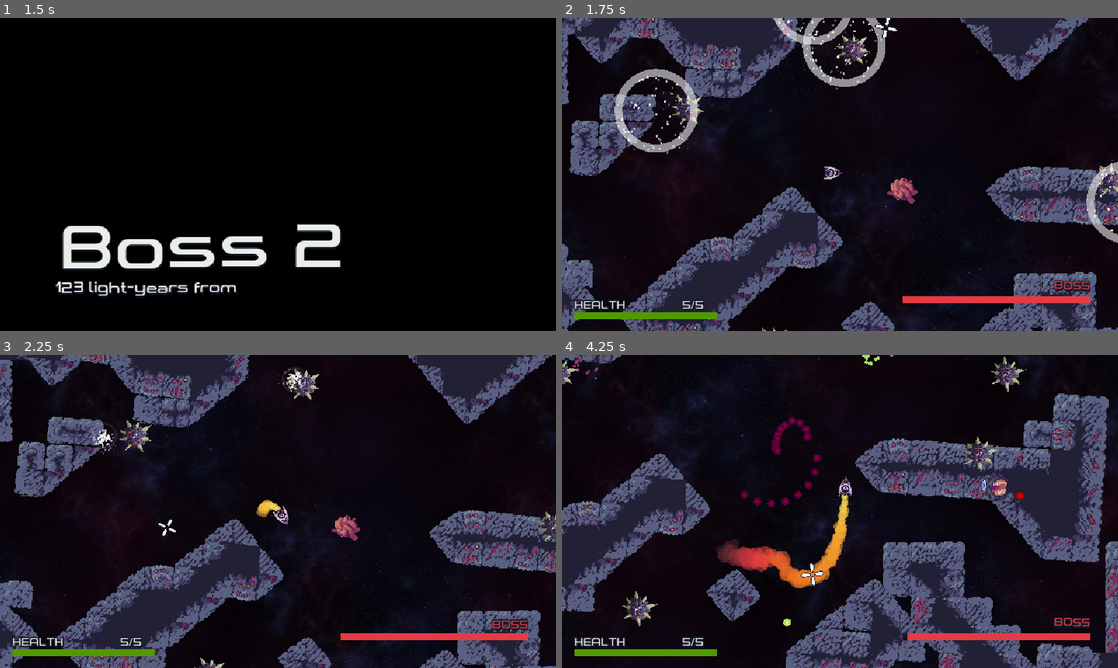
Above: before the commit, frames 1-4 (two rows, left to right).
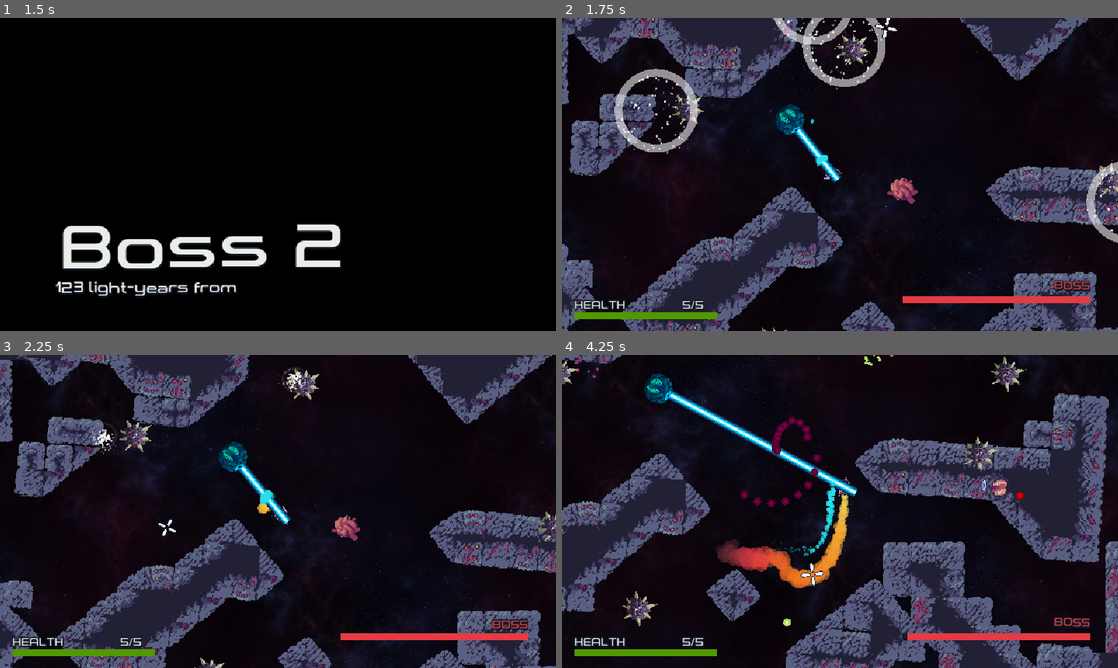
Above: after the commit, the same moments.

Repository: Yoshiip/boss-rush-jam-2024
Game: Godot game, scene res://levels/menu/menu.tscn
Same seed, same stepped clock (60 frames per second), same inputs: the game is played once before the commit and once after it.
Inputs (mouse positions are in pixels of both pictures, inside the frame that each line leads up to):
- Up to frame 1 (1.5 s): tap Enter at 0.5 s; move the mouse to (400, 158) at 0.52 s; press the mouse at (400, 158) at 0.53 s; hold D (move_right) 0.53-1.25 s; release the mouse at (400, 158) at 1.25 s; click "debug boss 1" at 1.25 s
- Up to frame 2 (1.75 s): no input
- Up to frame 3 (2.25 s): move the mouse to (166, 527) at 2.02 s; hold S (move_down) from 2.03 s (still down); tap M (switch_movement) at 2.1 s
- Up to frame 4 (4.25 s): move the mouse to (895, 442) at 2.77 s; release S (move_down) at 2.78 s; hold D (move_right) 2.78-3.53 s; tap Space (weapon_toggle) at 2.85 s; move the mouse to (812, 574) at 3.52 s; hold W (move_up) from 3.53 s (still down); click (812, 574) at 3.6 s

Frame 1 is identical in both runs. In frame 2, 0.7% of the frame differs, in the area x 38-51%, y 27-53%; in frame 3, 0.8%; in frame 4, 1.7%, in the area x 1-58%, y 0-65%.

Commit message:
added laser enemy

Diff:
--- a/entities/enemy_spawn_animation/enemy_spawn_animation.tscn
+++ b/entities/enemy_spawn_animation/enemy_spawn_animation.tscn
@@ -11,6 +11,45 @@
 [sub_resource type="Gradient" id="Gradient_imdet"]
 offsets = PackedFloat32Array(0, 0.173333, 1)
 colors = PackedColorArray(1, 1, 1, 0, 1, 1, 1, 1, 1, 1, 1, 0)
+
+[sub_resource type="Animation" id="Animation_lckpg"]
+length = 0.001
+tracks/0/type = "value"
+tracks/0/imported = false
+tracks/0/enabled = true
+tracks/0/path = NodePath("Particles:emission_sphere_radius")
+tracks/0/interp = 1
+tracks/0/loop_wrap = true
+tracks/0/keys = {
+"times": PackedFloat32Array(0),
+"transitions": PackedFloat32Array(1),
+"update": 0,
+"values": [128.0]
+}
+tracks/1/type = "value"
+tracks/1/imported = false
+tracks/1/enabled = true
+tracks/1/path = NodePath("Sprite2D:modulate")
+tracks/1/interp = 1
+tracks/1/loop_wrap = true
+tracks/1/keys = {
+"times": PackedFloat32Array(0),
+"transitions": PackedFloat32Array(1),
+"update": 0,
+"values": [Color(1, 1, 1, 1)]
+}
+tracks/2/type = "value"
+tracks/2/imported = false
+tracks/2/enabled = true
+tracks/2/path = NodePath("Sprite2D:scale")
+tracks/2/interp = 1
+tracks/2/loop_wrap = true
+tracks/2/keys = {
+"times": PackedFloat32Array(0),
+"transitions": PackedFloat32Array(1),
+"update": 0,
+"values": [Vector2(1, 1)]
+}
 
 [sub_resource type="Animation" id="Animation_fnqlh"]
 resource_name = "Spawn"
@@ -52,45 +91,6 @@
 "values": [Vector2(0.3, 0.3), Vector2(0.8, 0.8), Vector2(0.1, 0.1)]
 }
 
-[sub_resource type="Animation" id="Animation_lckpg"]
-length = 0.001
-tracks/0/type = "value"
-tracks/0/imported = false
-tracks/0/enabled = true
-tracks/0/path = NodePath("Particles:emission_sphere_radius")
-tracks/0/interp = 1
-tracks/0/loop_wrap = true
-tracks/0/keys = {
-"times": PackedFloat32Array(0),
-"transitions": PackedFloat32Array(1),
-"update": 0,
-"values": [128.0]
-}
-tracks/1/type = "value"
-tracks/1/imported = false
-tracks/1/enabled = true
-tracks/1/path = NodePath("Sprite2D:modulate")
-tracks/1/interp = 1
-tracks/1/loop_wrap = true
-tracks/1/keys = {
-"times": PackedFloat32Array(0),
-"transitions": PackedFloat32Array(1),
-"update": 0,
-"values": [Color(1, 1, 1, 1)]
-}
-tracks/2/type = "value"
-tracks/2/imported = false
-tracks/2/enabled = true
-tracks/2/path = NodePath("Sprite2D:scale")
-tracks/2/interp = 1
-tracks/2/loop_wrap = true
-tracks/2/keys = {
-"times": PackedFloat32Array(0),
-"transitions": PackedFloat32Array(1),
-"update": 0,
-"values": [Vector2(1, 1)]
-}
-
 [sub_resource type="AnimationLibrary" id="AnimationLibrary_iirhw"]
 _data = {
 "RESET": SubResource("Animation_lckpg"),
--- /dev/null
+++ b/entities/eyes/laser_eye/laser_eye.gd
@@ -0,0 +1,36 @@
+class_name LaserEye
+extends CharacterBodyEnemy
+
+
+@export var max_shoot_timer := 1.0
+@onready var shoot_timer := max_shoot_timer
+
+@export var default_speed := 60.0
+@export var speed := 0.0
+
+
+@export_range(0.0, 1.0) var special_chance = 0.2
+@export_range(0.0, PI / 3) var accurracy = 0.2
+@export var bullet_speed = 2
+
+@onready var spaceship: Spaceship = get_tree().get_first_node_in_group(&"Spaceship")
+
+
+func _ready() -> void:
+	super()
+	if randf() > 0.6:
+		speed = 0
+
+
+func _process(delta: float) -> void:
+	if is_instance_valid(spaceship):
+		look_at(spaceship.global_position)
+		velocity = velocity.lerp((spaceship.global_position - global_position).normalized() * speed, 0.5 * delta)
+		move_and_slide()
+	if $LaserRaycast.is_colliding():
+		var coll = $LaserRaycast.get_collider()
+		$Laser.scale.y = ($LaserRaycast.get_collision_point() - global_position).length()
+		$Particles.position.x = ($LaserRaycast.get_collision_point() - global_position).length() - $LaserRaycast.position.length()
+	shoot_timer -= delta
+	if shoot_timer <= 0.0:
+		shoot_timer = max_shoot_timer
--- /dev/null
+++ b/entities/eyes/laser_eye/laser_eye.tscn
@@ -0,0 +1,71 @@
+[gd_scene load_steps=12 format=3 uid="uid://lfxo8kfr2a6a"]
+
+[ext_resource type="Script" path="res://entities/eyes/laser_eye/laser_eye.gd" id="1_p55p2"]
+[ext_resource type="Gradient" uid="uid://detpnbs5lutih" path="res://entities/laser/laser_gradient_blue.tres" id="2_my27p"]
+[ext_resource type="Shader" path="res://assets/spaceship/whitening.gdshader" id="3_t4eq0"]
+[ext_resource type="Texture2D" uid="uid://cr014glk1f4dj" path="res://entities/eyes/default/eye_default.png" id="4_7koqc"]
+[ext_resource type="AudioStream" uid="uid://03eaf8f8e41o" path="res://audios/effects/death.wav" id="5_8x5kq"]
+[ext_resource type="Texture2D" uid="uid://w3os3vngij2t" path="res://assets/utils/blob.png" id="6_jcgmx"]
+
+[sub_resource type="GradientTexture1D" id="GradientTexture1D_f3a7v"]
+gradient = ExtResource("2_my27p")
+width = 24
+
+[sub_resource type="ShaderMaterial" id="ShaderMaterial_f7q5k"]
+shader = ExtResource("3_t4eq0")
+shader_parameter/modulate = Color(0, 1, 1, 1)
+shader_parameter/whitening = 0.0
+
+[sub_resource type="CircleShape2D" id="CircleShape2D_ufsgx"]
+radius = 32.0
+
+[sub_resource type="Curve" id="Curve_4mq7m"]
+_data = [Vector2(0, 1), 0.0, 0.0, 0, 0, Vector2(1, 0.360808), 0.0, 0.0, 0, 0]
+point_count = 2
+
+[sub_resource type="Gradient" id="Gradient_j44ce"]
+offsets = PackedFloat32Array(0, 0.0933333, 1)
+colors = PackedColorArray(1, 1, 1, 0, 1, 1, 1, 1, 1, 1, 1, 0)
+
+[node name="LaserEye" type="CharacterBody2D" groups=["enemy"]]
+script = ExtResource("1_p55p2")
+max_health = 6
+
+[node name="Laser" type="Sprite2D" parent="."]
+position = Vector2(32, 0)
+rotation = -1.5708
+scale = Vector2(1, 10)
+texture = SubResource("GradientTexture1D_f3a7v")
+centered = false
+offset = Vector2(-12, 0)
+
+[node name="Sprite" type="Sprite2D" parent="."]
+material = SubResource("ShaderMaterial_f7q5k")
+texture = ExtResource("4_7koqc")
+offset = Vector2(4, 0)
+
+[node name="CollisionShape" type="CollisionShape2D" parent="."]
+shape = SubResource("CircleShape2D_ufsgx")
+
+[node name="Death" type="AudioStreamPlayer2D" parent="."]
+stream = ExtResource("5_8x5kq")
+bus = &"Effects"
+
+[node name="LaserRaycast" type="RayCast2D" parent="."]
+position = Vector2(32, 0)
+target_position = Vector2(1000, 0)
+
+[node name="Particles" type="CPUParticles2D" parent="."]
+position = Vector2(42, 1.94704e-06)
+amount = 100
+texture = ExtResource("6_jcgmx")
+emission_shape = 3
+emission_rect_extents = Vector2(1, 10)
+gravity = Vector2(0, 0)
+initial_velocity_min = 24.0
+initial_velocity_max = 24.0
+scale_amount_min = 0.2
+scale_amount_max = 0.2
+scale_amount_curve = SubResource("Curve_4mq7m")
+color = Color(0.160784, 0.909804, 0.956863, 1)
+color_ramp = SubResource("Gradient_j44ce")
--- a/levels/fights/first/first_fight.tscn
+++ b/levels/fights/first/first_fight.tscn
@@ -12,6 +12,7 @@
 [ext_resource type="Resource" uid="uid://dbl0fdky1g4v" path="res://3rd_boss_info.tres" id="10_ljiaw"]
 [ext_resource type="TileSet" uid="uid://cxnslw8n81qkk" path="res://assets/tiles/Basic_tile_set.tres" id="11_a8hgq"]
 [ext_resource type="Script" path="res://entities/enemies_spawnpoint.gd" id="12_bjetn"]
+[ext_resource type="PackedScene" uid="uid://lfxo8kfr2a6a" path="res://entities/eyes/laser_eye/laser_eye.tscn" id="13_xyf33"]
 
 [node name="FirstFight" type="Node2D"]
 script = ExtResource("1_ivtg4")
@@ -109,4 +110,7 @@
 [node name="14" type="Marker2D" parent="Planet/EnemiesSpawnpoint"]
 position = Vector2(-367, -59)
 
+[node name="LaserEye" parent="." instance=ExtResource("13_xyf33")]
+position = Vector2(-260, -160)
+
 [editable path="Core"]
Binary file added: entities/eyes/laser_eye/eye_dead.png
Not shown, added: entities/eyes/laser_eye/eye_dead.png.import
Binary file added: entities/eyes/laser_eye/eye_default.png
Not shown, added: entities/eyes/laser_eye/eye_default.png.import
Binary file added: entities/eyes/laser_eye/place holder shooting part vuln.png
Not shown, added: entities/eyes/laser_eye/place holder shooting part vuln.png.import
Not shown: 1 places in levels/fights/first/first_fight.tscn that only renumber resources
